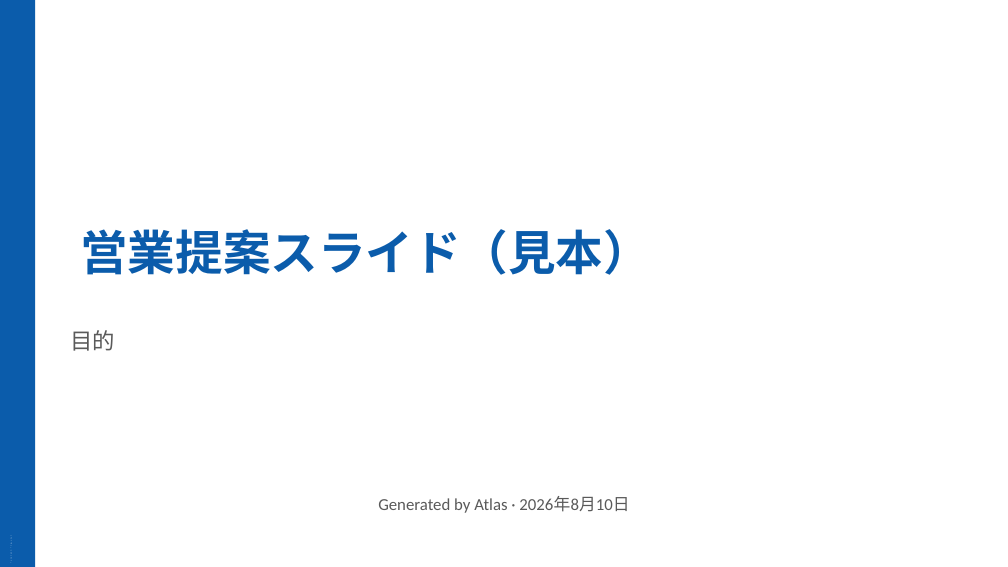
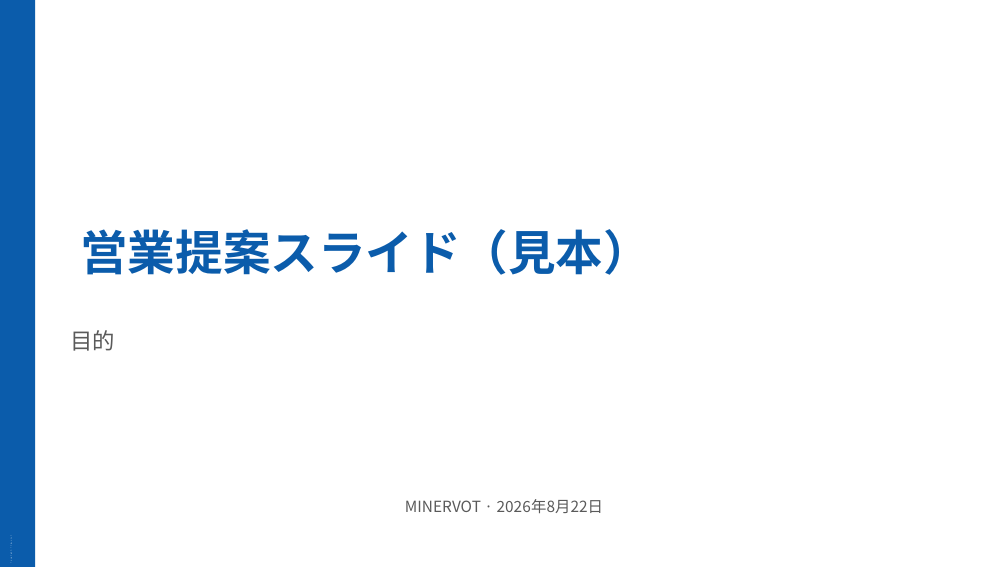
Before and after one commit to shenmixingye08-design/atlas-app, a slide deck: slide 1 of public/samples/sales-deck.pptx. Drawn at 1008x567 pixels with LibreOffice and Linux fonts; fonts in the diff are those of the drawing. Boxes give left, top, right and bottom in pixels: in the first picture for what was removed or moved away, otherwise in the second. Text is boxed around its words. In the diff, an @@ line names an element or a change of style, - is before the commit and + after.

```diff
--- a/public/samples/sales-deck.pptx
+++ b/public/samples/sales-deck.pptx
@@ text at <box>405,499,603,513</box>: text changed; size 12 to 11 pt; font Calibri to Noto Sans CJK JP @@
-Generated by Atlas · 2026年8月10日
+MINERVOT · 2026年8月22日
```
Also in this commit, not shown: 10 other slides changed, 1 slide added, 3 slides removed, 12 other files.
